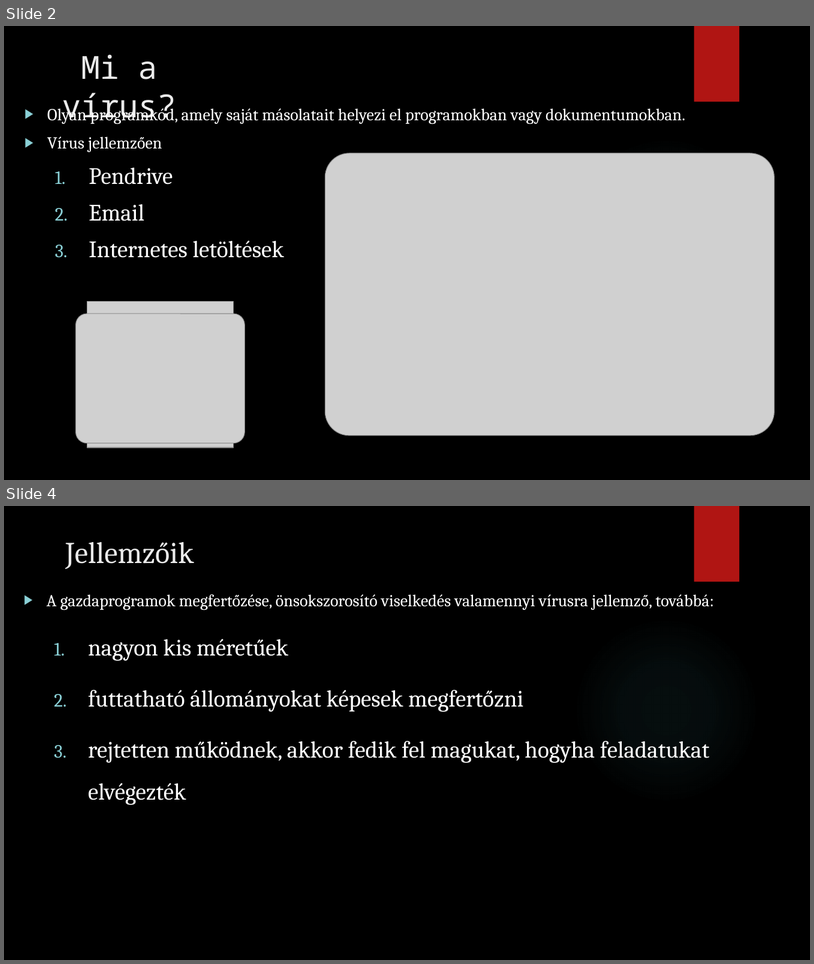
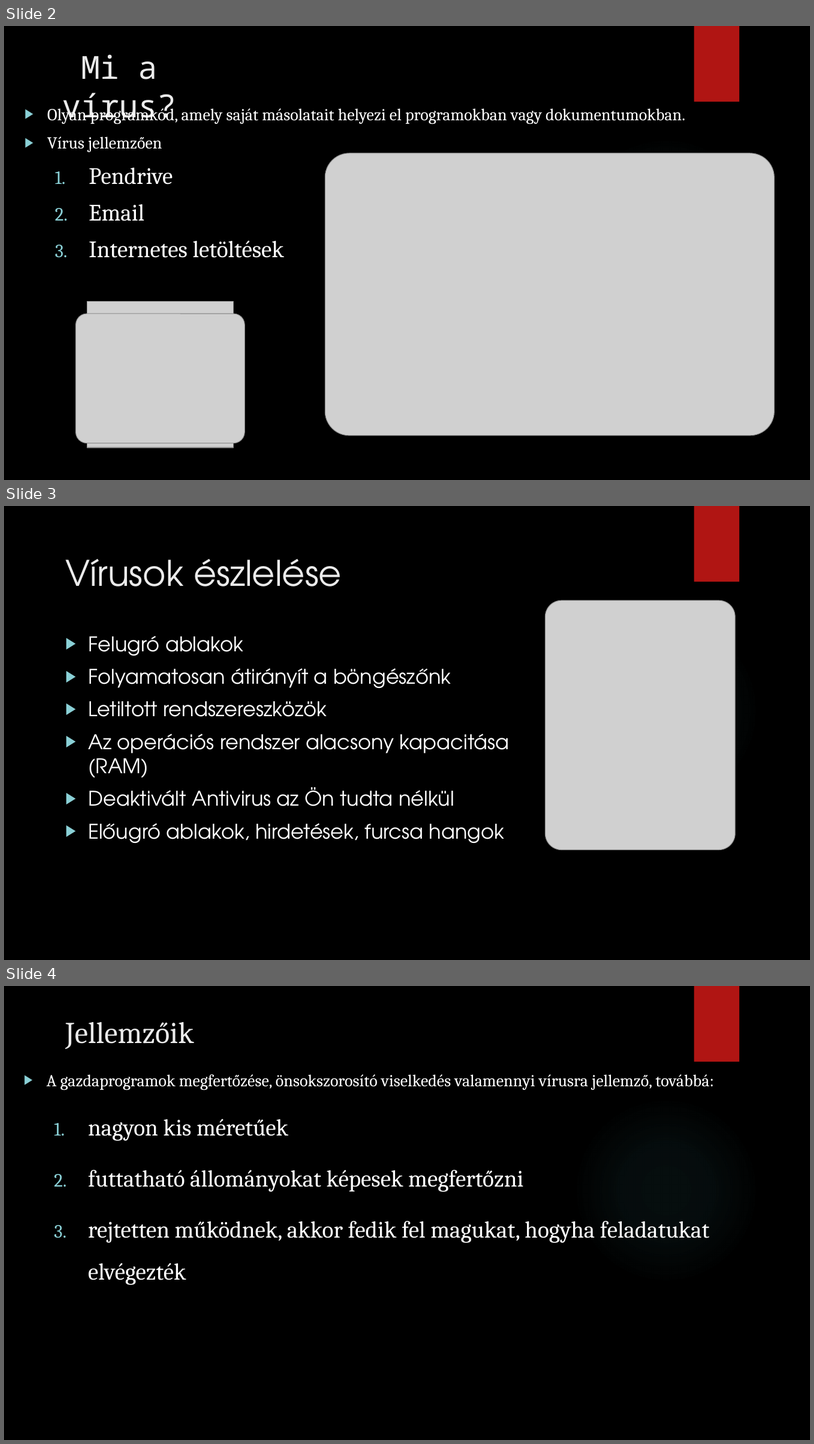
Before and after one commit to somodikonrad/Paprika, a slide deck: Beadandó SK.pptx. Shown one above the other, each under a label of ours: slides 2 and 4 before the commit, slides 2, 3 and 4 after it; the slides between them are not shown. The pictures are 814x964 and 814x1444 pixels, drawn with LibreOffice and Linux fonts; fonts in the diff are those of the drawing; grey boxes stand for pictures; background and template pictures are left out. Boxes give left, top, right and bottom in pixels: in the first picture for what was removed or moved away, otherwise in the second. Text is boxed around its words. In the diff, an @@ line names an element or a change of style, - is before the commit and + after.

```diff
--- a/Beadandó SK.pptx
+++ b/Beadandó SK.pptx
@@ slide 3 added at (4,506,810,960), background picture (left out); not listed: 2 template elements that a slide beside it also shows @@
@@ title added at (65,559,342,586), 42 pt, text #EBEBEB @@
+Vírusok észlelése
@@ picture added at (545,600,735,850) @@
@@ text added at (88,636,510,843), 24 pt, text #FFFFFF @@
+▶ Felugró ablakok
+▶ Folyamatosan átirányít a böngészőnk
+▶ Letiltott rendszereszközök
+▶ Az operációs rendszer alacsony kapacitása (RAM)
+▶ Deaktivált Antivirus az Ön tudta nélkül
+▶ Előugró ablakok, hirdetések, furcsa hangok
```
Also in this commit, not shown: 1 slide removed, 4 other files.
